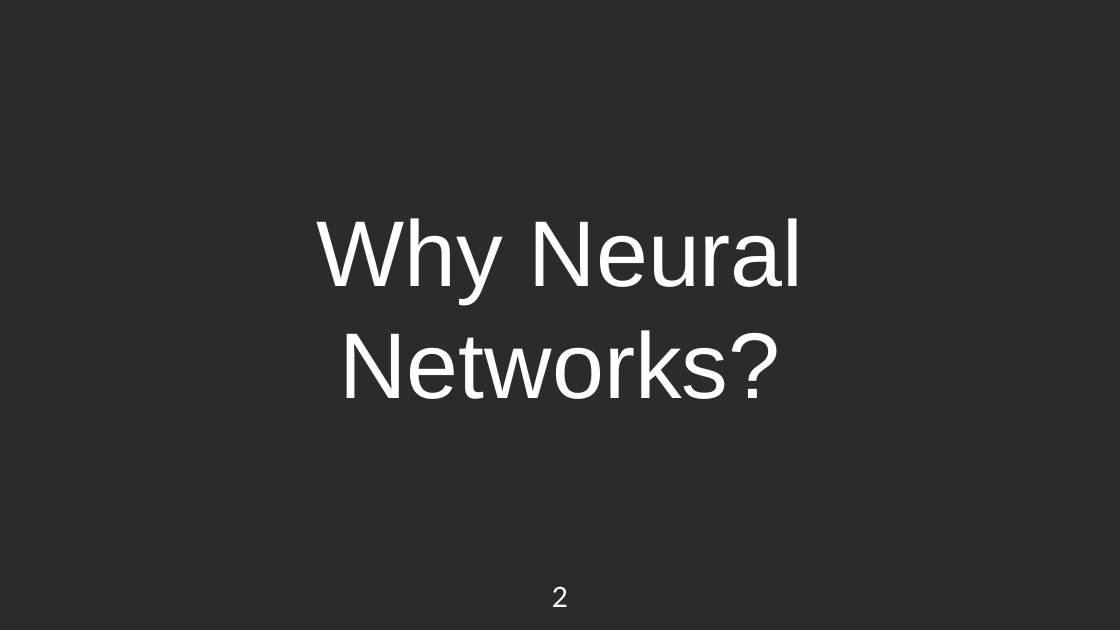
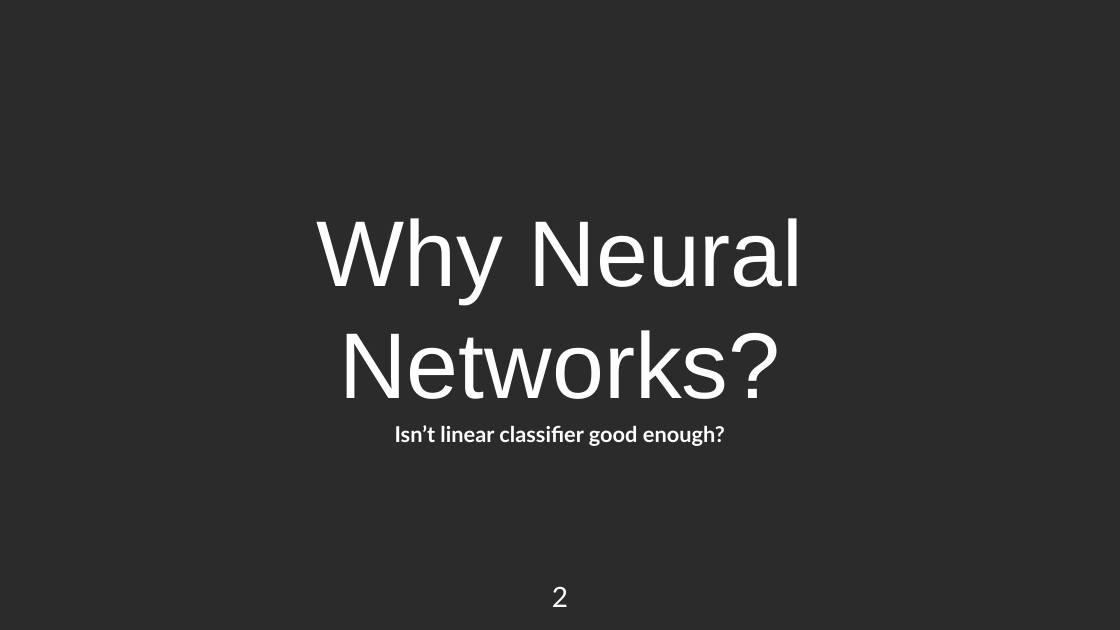
Before and after one commit to Errrneist/Multi-Layer_Perception, a slide deck: slide 2 of Chapter 2/Chapter2-L1-Neural_Network.pptx. Drawn at 1120x630 pixels with LibreOffice and Linux fonts; fonts in the diff are those of the drawing; background and template pictures are left out; a plain dark background stands for a picture behind light text. Boxes give left, top, right and bottom in pixels: in the first picture for what was removed or moved away, otherwise in the second. Text is boxed around its words. In the diff, an @@ line names an element or a change of style, - is before the commit and + after.

```diff
--- a/Chapter 2/Chapter2-L1-Neural_Network.pptx
+++ b/Chapter 2/Chapter2-L1-Neural_Network.pptx
@@ subtitle added at [395, 425, 725, 446], 14 pt, text #FFFFFF, bold @@
+Isn’t linear classifier good enough?
```
Also in this commit, not shown: 7 other slides changed, 27 slides removed, 3 other files.
